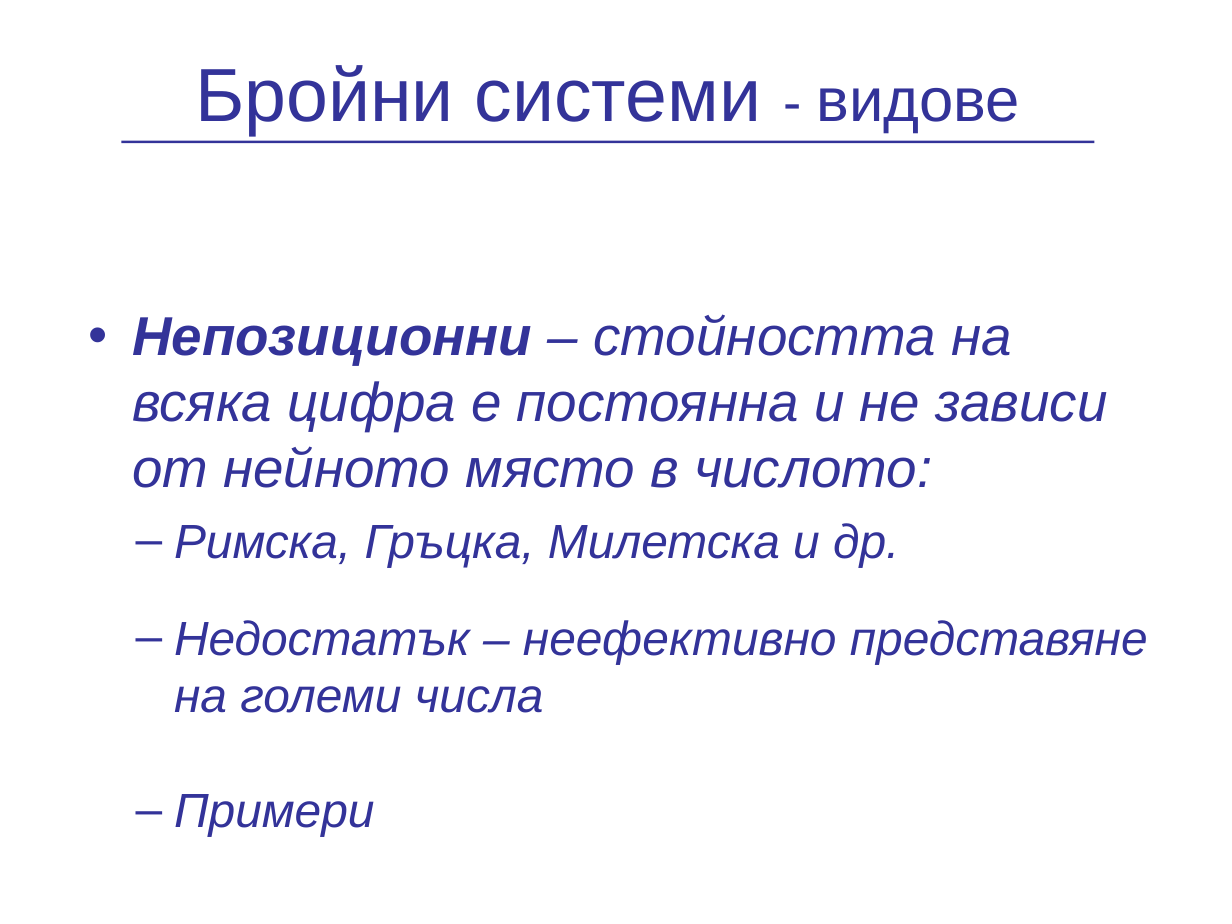
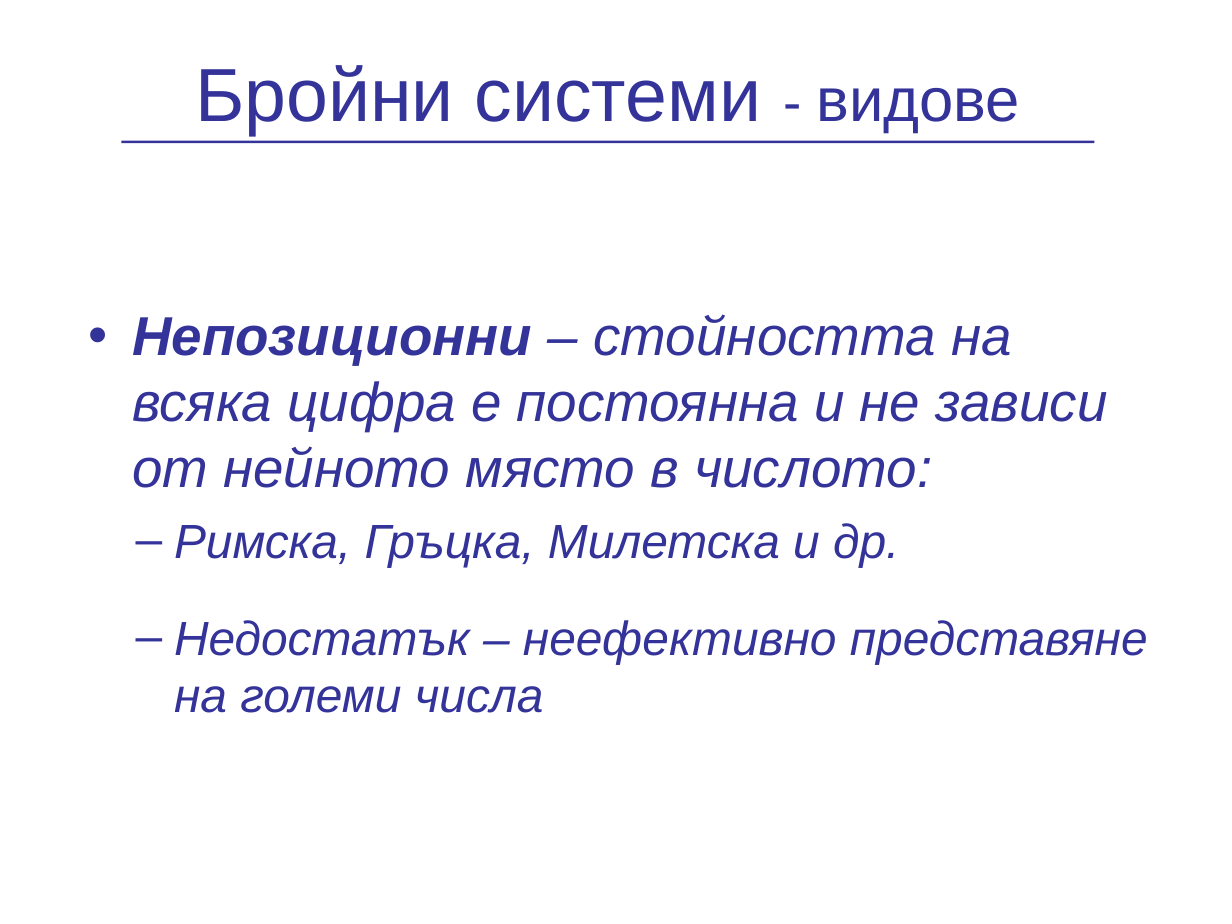
Before and after one commit to vpeevski/academy, a slide deck: slide 3 of Presentations/NumericalSystems/BroiniSistemi.ppt (slide 4 before the commit). Drawn at 1232x924 pixels with LibreOffice and Linux fonts; fonts in the diff are those of the drawing; background and template pictures are left out. Boxes give left, top, right and bottom in pixels: in the first picture for what was removed or moved away, otherwise in the second. Text is boxed around its words. In the diff, an @@ line names an element or a change of style, - is before the commit and + after.

```diff
--- a/Presentations/NumericalSystems/BroiniSistemi.ppt
+++ b/Presentations/NumericalSystems/BroiniSistemi.ppt
@@ text at box(174, 794, 375, 837): paragraph removed @@
-  – Примери
```
Also in this commit, not shown: 1 other slide changed, 6 slides added, 1 slide removed.
